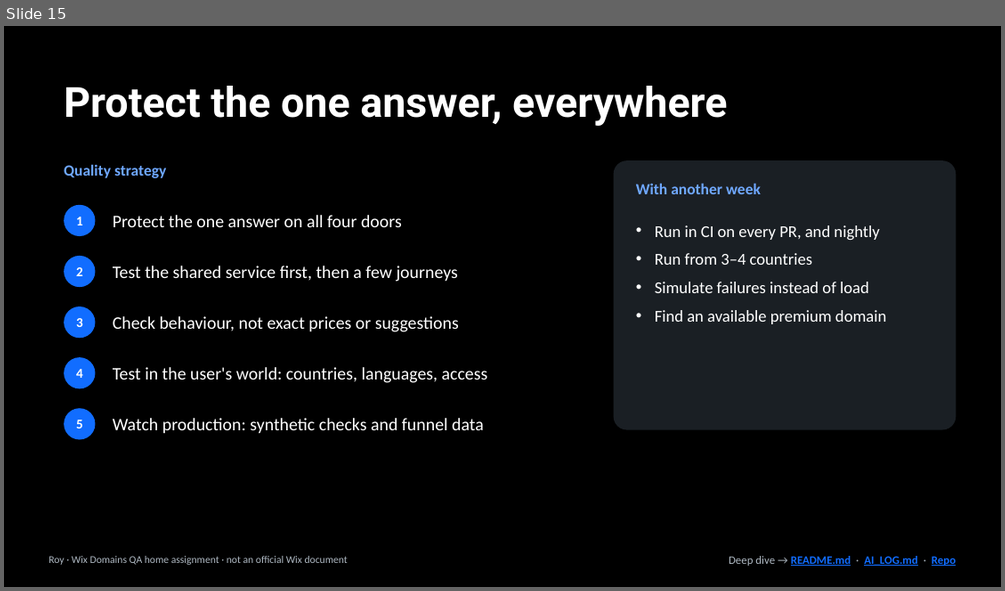
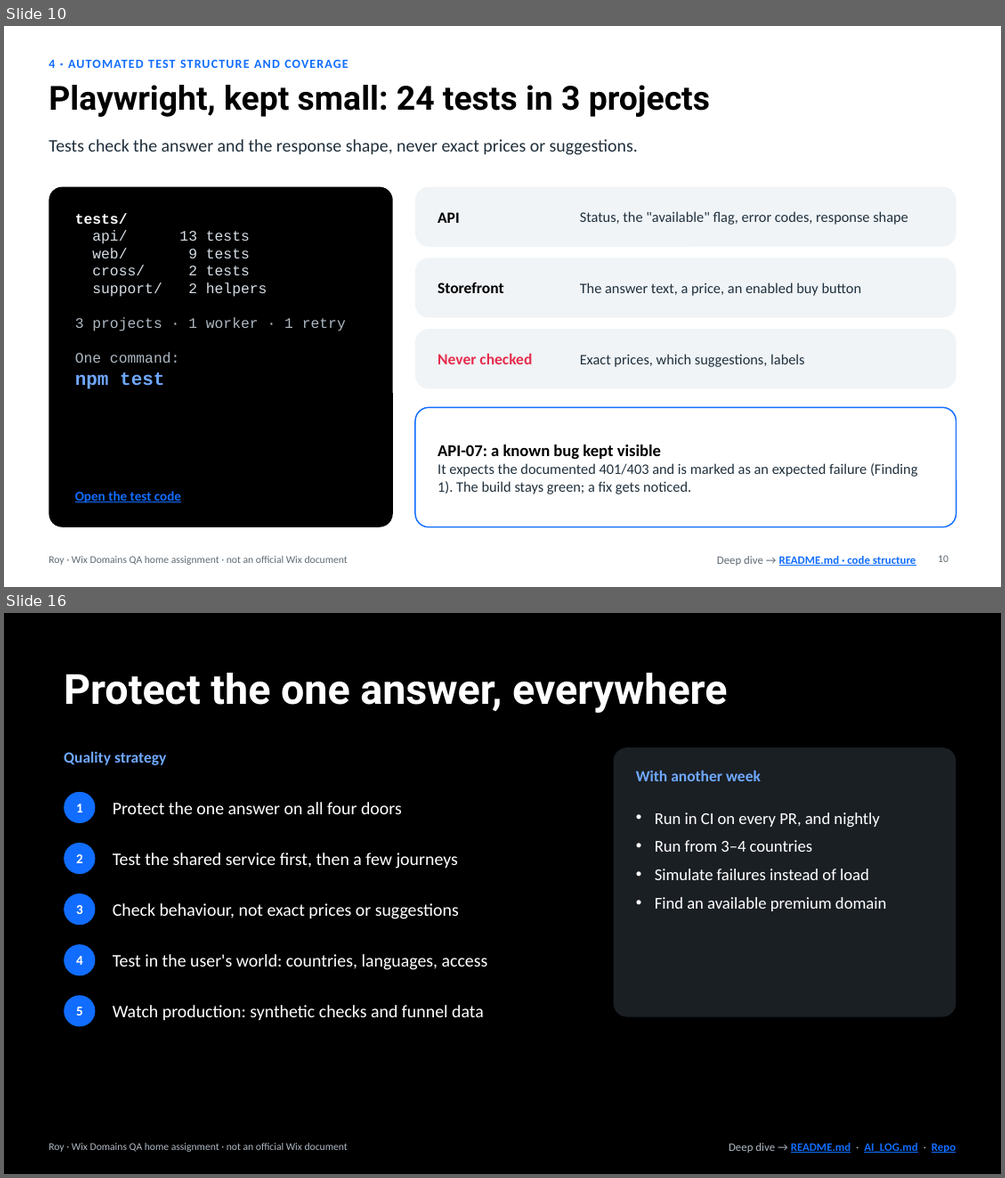
Before and after one commit to kazes5/WixAssignment, a slide deck: presentation/WixDomains_QA.pptx. Shown one above the other, each under a label of ours: slide 15 before the commit, slides 10 and 16 after it; the slides between them are not shown. The pictures are 1005x591 and 1005x1178 pixels, drawn with LibreOffice and Linux fonts; fonts in the diff are those of the drawing. Boxes give left, top, right and bottom in pixels: in the first picture for what was removed or moved away, otherwise in the second. Text is boxed around its words. In the diff, an @@ line names an element or a change of style, - is before the commit and + after.

```diff
--- a/presentation/WixDomains_QA.pptx
+++ b/presentation/WixDomains_QA.pptx
@@ slide 10 added at [4,26,1001,587], background #FFFFFF @@
@@ text added at [48,60,348,68], 12 pt, text #116DFF, bold @@
+4 · AUTOMATED TEST STRUCTURE AND COVERAGE
@@ title added at [48,85,710,117], 32 pt, text #000000, bold @@
+Playwright, kept small: 24 tests in 3 projects
@@ text added at [48,139,638,155], 17 pt, text #20303C @@
+Tests check the answer and the response shape, never exact prices or suggestions.
@@ rounded rectangle added at [48,187,393,527], fill #000000 @@
@@ rounded rectangle added at [415,187,956,247], fill #F0F4F7 @@
@@ text added at [437,212,460,223], 15 pt, text #000000, bold @@
+API
@@ text added at [580,211,908,224], 14 pt, text #20303C @@
+Status, the "available" flag, error codes, response shape
@@ text added at [75,213,346,389], 14 pt, text #D6DEE6 @@
+tests/
+api/ 13 tests
+web/ 9 tests
+cross/ 2 tests
+support/ 2 helpers
+3 projects · 1 worker · 1 retry
+One command:
+npm test
@@ rounded rectangle added at [415,257,956,318], fill #F0F4F7 @@
@@ text added at [437,282,503,293], 15 pt, text #000000, bold @@
+Storefront
@@ text added at [580,282,862,296], 14 pt, text #20303C @@
+The answer text, a price, an enabled buy button
@@ rounded rectangle added at [415,329,956,389], fill #F0F4F7 @@
@@ text added at [437,353,532,364], 15 pt, text #E62E4D, bold @@
+Never checked
@@ text added at [580,354,804,367], 14 pt, text #20303C @@
+Exact prices, which suggestions, labels
@@ rounded rectangle added at [415,408,956,527], fill #FFFFFF, outline #116DFF 1.25 pt @@
@@ text added at [437,444,917,494], 14 pt, text #20303C @@
+API-07: a known bug kept visible
+It expects the documented 401/403 and is marked as an expected failure (Finding 1). The build stays green; a fix gets noticed.
@@ text added at [75,491,181,503], 13 pt, text #116DFF, bold, underline @@
+Open the test code
@@ text added at [48,556,348,564], 10 pt, text #5F6B75 @@
+Roy · Wix Domains QA home assignment · not an official Wix document
@@ text added at [717,556,916,565], 11 pt, text #116DFF, bold, underline @@
+Deep dive → README.md · code structure
@@ page number added at [938,555,948,562], 10 pt, text #5F6B75 @@
+10
@@ what was slide 15 is now slide 16 @@
```
Also in this commit, not shown: 5 slides changed, 8 other slides added, 8 slides removed, 4 other files.
